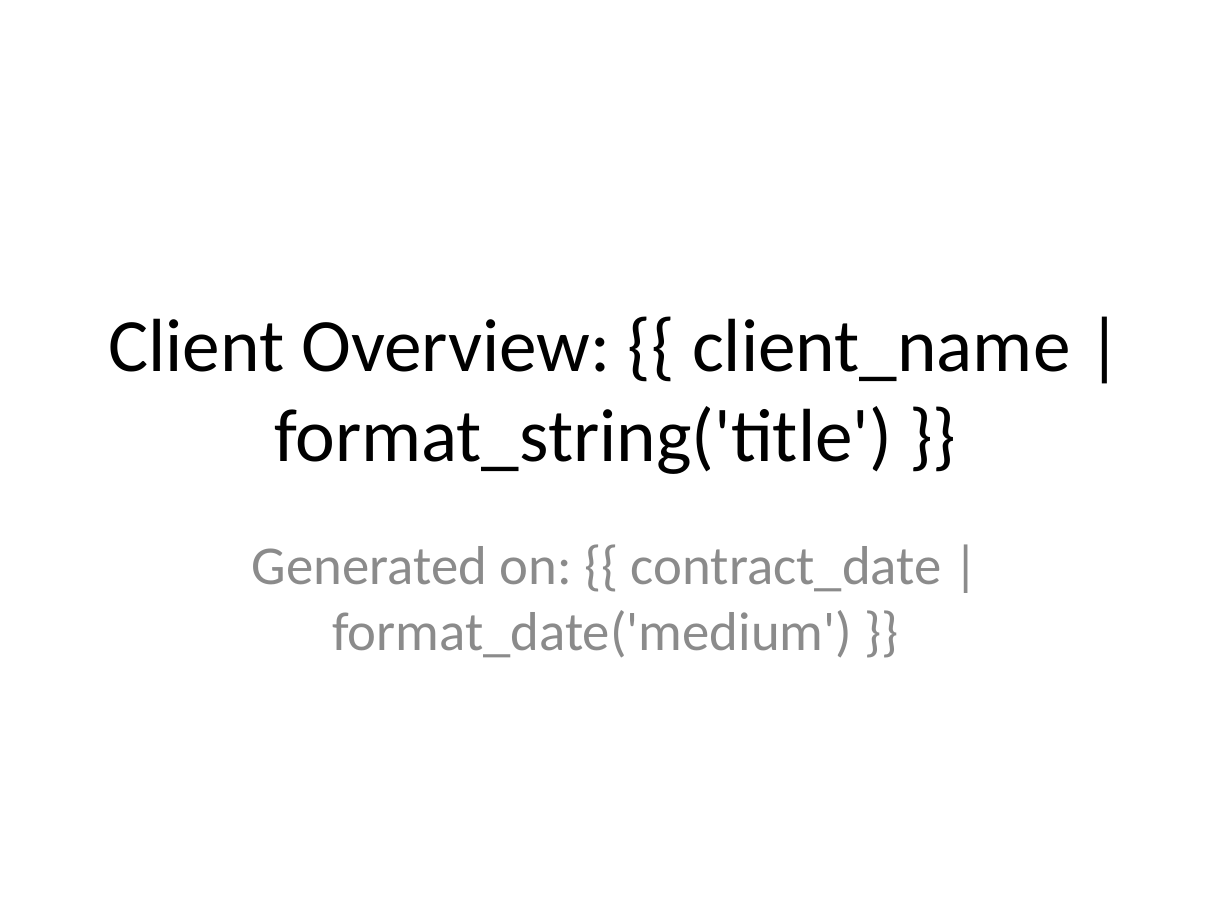
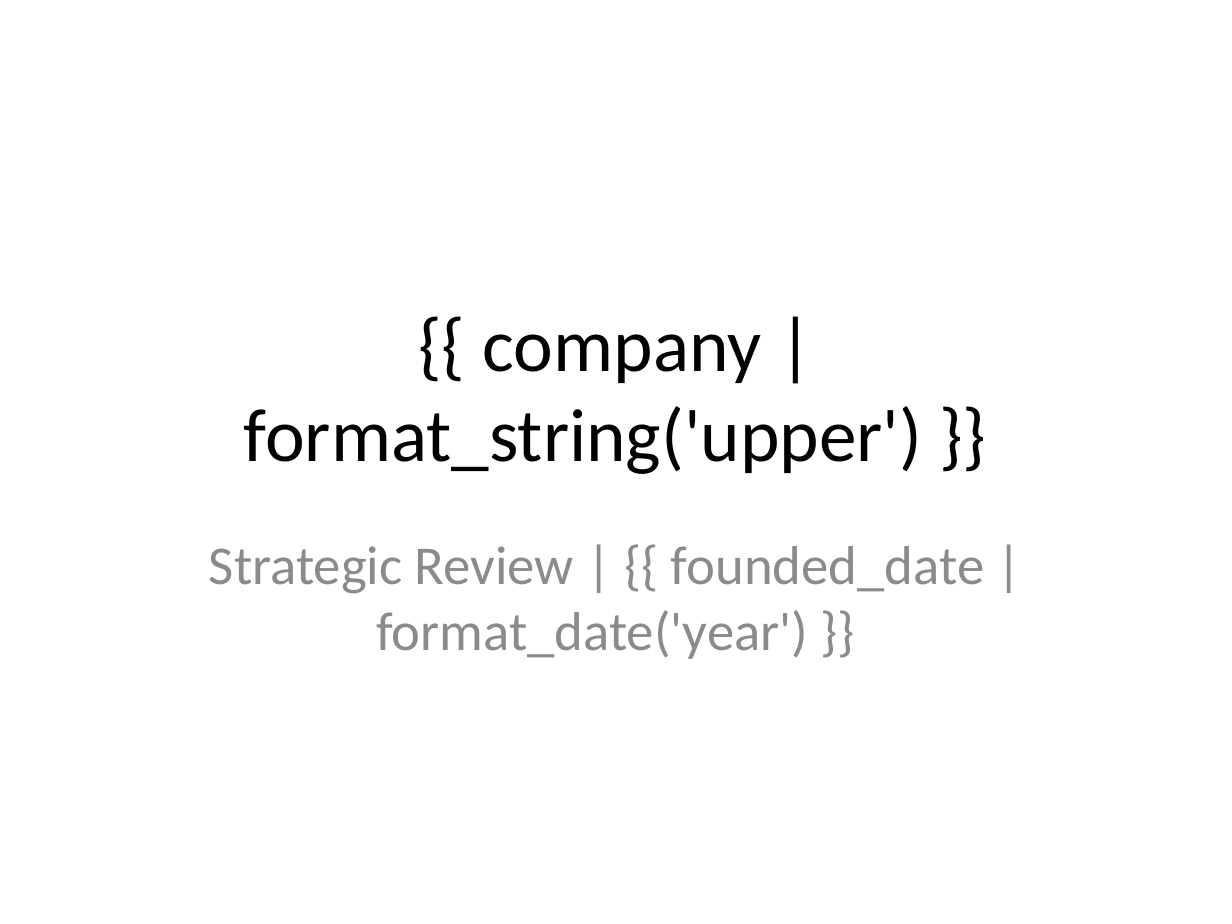
Before and after one commit to rubensbraz/LogicPaper, a slide deck: slide 1 of data/mock_data/template_presentation.pptx. Drawn at 1232x924 pixels with LibreOffice and Linux fonts; fonts in the diff are those of the drawing. Boxes give left, top, right and bottom in pixels: in the first picture for what was removed or moved away, otherwise in the second. Text is boxed around its words. In the diff, an @@ line names an element or a change of style, - is before the commit and + after.

```diff
--- a/data/mock_data/template_presentation.pptx
+++ b/data/mock_data/template_presentation.pptx
@@ title at (x1=244, y1=334, x2=922, y2=474): text changed @@
-Client Overview: {{ client_name | format_string('title') }}
+{{ company | format_string('upper') }}
@@ subtitle at (x1=209, y1=546, x2=985, y2=659): text changed @@
-Generated on: {{ contract_date | format_date('medium') }}
+Strategic Review | {{ founded_date | format_date('year') }}
```
Also in this commit, not shown: 1 other slide changed, 1 slide removed, 7 other files.
